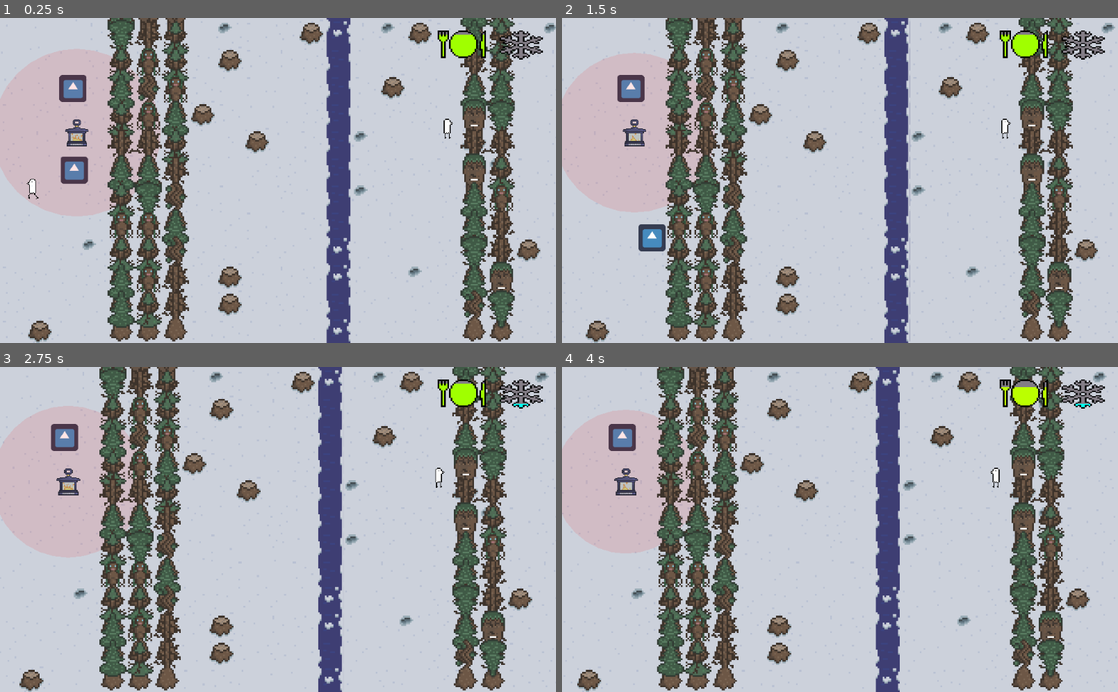
Above: before the commit, frames 1-4 (two rows, left to right).
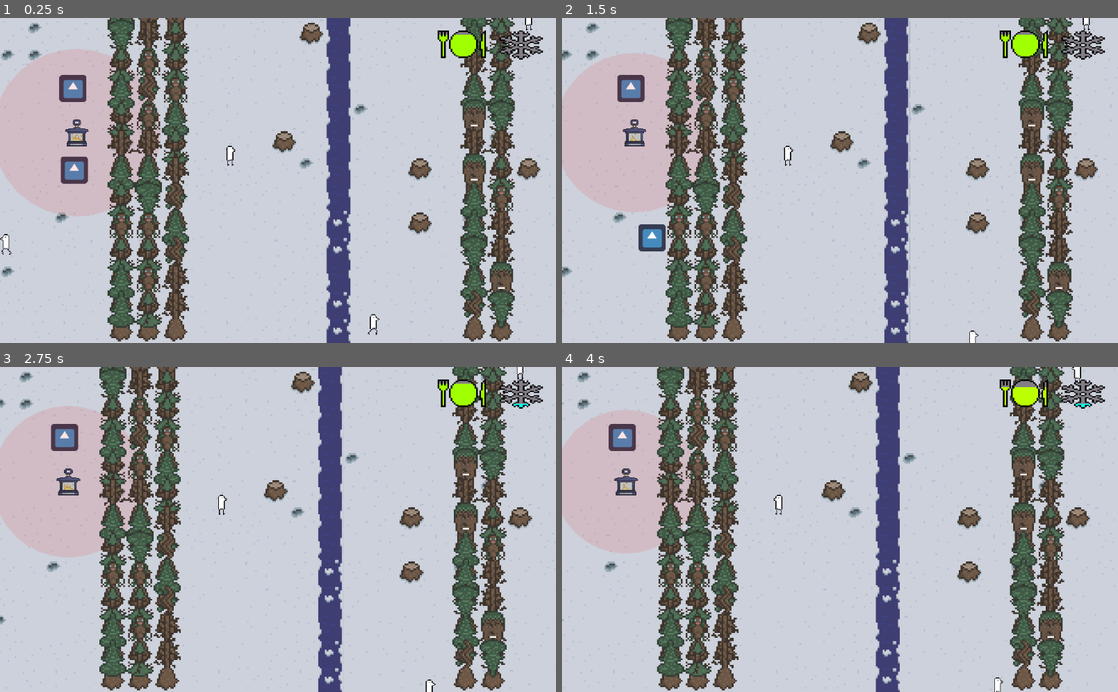
Above: after the commit, the same moments.

Repository: rchin157/gamejamNov2020
Game: Godot game, scene res://Level/Level.tscn
Two runs of this game, one before a commit and one after it. Both use one fixed random seed, a clock stepped at 60 frames per second and the inputs below. The project has no main scene, so this scene is started directly. The engine's default icon, where the game draws it, is replaced by a stand-in: a white triangle on a blue panel in a dark square. Sound files missing from this copy of the repository are replaced by a short silence.
Inputs:
- Up to frame 1 (0.25 s): no input
- Up to frame 2 (1.5 s): tap Enter (ui_accept) at 0.5, 0.77 s; hold Right (ui_right) 0.53-1.28 s; hold Down (ui_down) from 1.28 s (still down)
- Up to frame 3 (2.75 s): tap Enter (ui_accept) at 1.52 s; release Down (ui_down) at 2.03 s; hold Right (ui_right) from 2.03 s (still down)
- Up to frame 4 (4 s): release Right (ui_right) at 2.78 s; hold Up (ui_up) 2.78-3.53 s; tap Enter (ui_accept) at 3.02, 3.77 s; hold Left (ui_left) from 3.53 s (still down)

The runs differ from the first frame. In frame 1, 4.3% of the frame differs, in the area x 0-100%, y 0-100%; in frame 2, 4.0%; in frame 3, 4.1%; in frame 4, 4.1%.

Commit message:
become same

Diff:
--- a/Scripts/Level.gd
+++ b/Scripts/Level.gd
@@ -115,6 +115,7 @@
 		rng.seed = MultiplayerManager.random_seed
 	else:
 		rng.seed = 0
+	print(rng.seed)
 	initNoise()
 	generateInitialTiles()
 	if(MultiplayerManager.is_server):
@@ -272,9 +273,7 @@
 	return -1;
 
 func initNoise():
-	var randgen = RandomNumberGenerator.new()
-	randgen.randomize()
-	noise.seed = 0
+	noise.seed = rng.randi()
 	noise.lacunarity = 2.0
 	noise.octaves = 2
 	noise.period = 13.0
